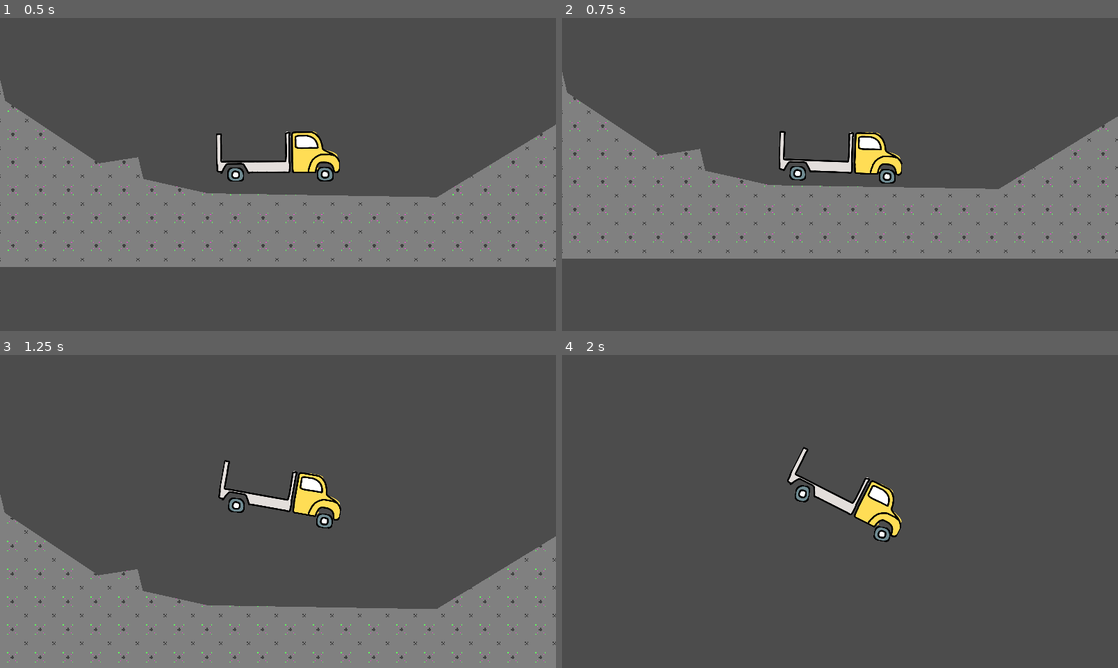
Above: before the commit, frames 1-4 (two rows, left to right).
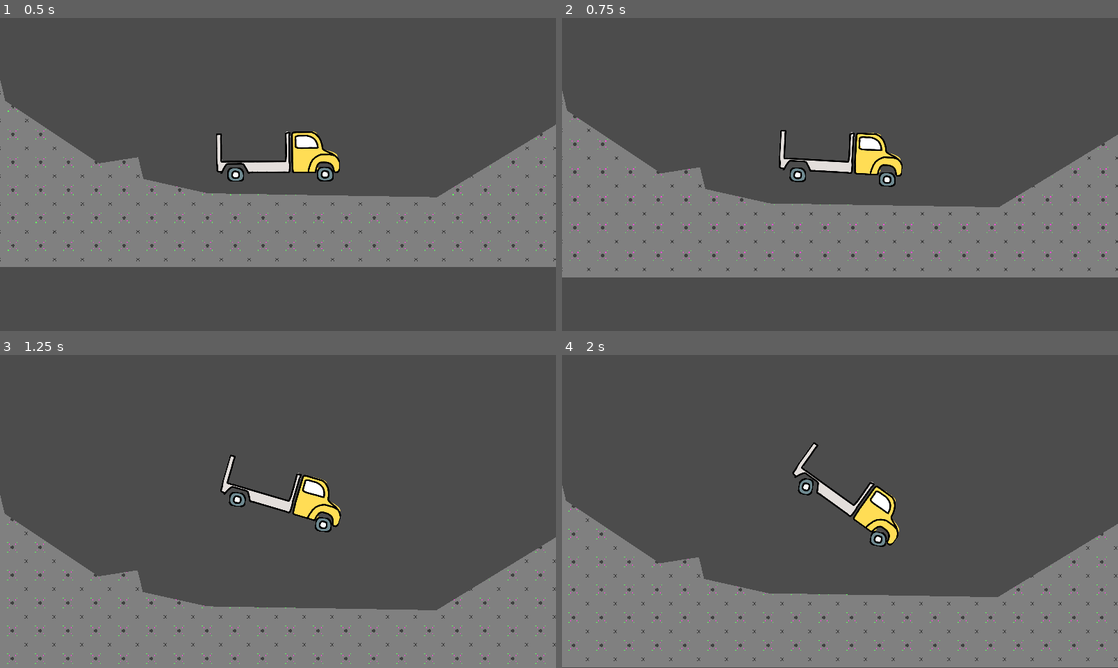
Above: after the commit, the same moments.

Repository: mshayden1998/Clunky-Delivery--Driving-Game-
Game: Godot game, scene res://scenes/TestWorld.tscn
Same seed, same stepped clock (60 frames per second), same inputs: the game is played once before the commit and once after it.
Inputs:
- Up to frame 1 (0.5 s): no input
- Up to frame 2 (0.75 s): hold D (player_right) from 0.53 s (still down); tap Shift (player_jump) at 0.6 s
- Up to frame 3 (1.25 s): keep holding D (player_right); tap Shift (player_jump) at 0.77, 1.07 s
- Up to frame 4 (2 s): release D (player_right) at 1.28 s; hold S (player_down) from 1.28 s (still down); tap Shift (player_jump) at 1.35, 1.52, 1.82 s

Frame 1 is identical in both runs. In frame 2, 14% of the frame differs, in the area x 0-100%, y 17-83%; in frame 3, 2.7%; in frame 4, 31%, in the area x 0-100%, y 27-100%.

Commit message:
vehicle upgrade
jump and rotation mechanics

Diff:
--- a/elements/Vehicle.gd
+++ b/elements/Vehicle.gd
@@ -2,17 +2,17 @@
 
 onready var b_wheel = $BackWheel
 onready var jump_error_detectors = [
-	$BackWheel/BWJumpError,
-	$FrontWheel/FWJumpError
+	$BWJumpError,
+	$FWJumpError
 ]
 var engine_force = 1500.0
 var max_speed = 5000.0
 var jump_force = -5000
+var rotation_force = 800.0
 
 
 func _ready():
-	b_wheel.set_friction(.5)
-	$FrontWheel.set_friction(.5)
+	pass
 
 
 func _physics_process(delta):
@@ -25,7 +25,13 @@
 		b_wheel.apply_torque_impulse(engine_force * delta * 60)
 	if Input.is_action_pressed("player_down"):
 		b_wheel.apply_torque_impulse(-engine_force * delta * 60)
+	# Chassis rotation mechanic
+	if Input.is_action_pressed("player_left"):
+		apply_torque_impulse(-rotation_force * delta * 60)
+	if Input.is_action_pressed("player_right"):
+		apply_torque_impulse(rotation_force * delta * 60)
 	# Jump mechanic
-
-	if Input.is_action_just_pressed("player_jump"):
-		apply_central_impulse(Vector2(0, jump_force))
+	for i in jump_error_detectors.size():
+		if jump_error_detectors[i].is_colliding():
+			if Input.is_action_just_pressed("player_jump"):
+				apply_central_impulse(Vector2(0, jump_force))
--- a/elements/Vehicle.tscn
+++ b/elements/Vehicle.tscn
@@ -23,6 +23,16 @@
 scale = Vector2( 0.5, 0.5 )
 texture = ExtResource( 2 )
 
+[node name="BWJumpError" type="RayCast2D" parent="."]
+position = Vector2( -97, 0 )
+enabled = true
+cast_to = Vector2( 0, 30 )
+
+[node name="FWJumpError" type="RayCast2D" parent="."]
+position = Vector2( 109, 0 )
+enabled = true
+cast_to = Vector2( 0, 30 )
+
 [node name="BackWheel" type="RigidBody2D" parent="."]
 position = Vector2( -97, 0 )
 mass = 2.04082
@@ -39,10 +49,6 @@
 node_a = NodePath("../..")
 node_b = NodePath("..")
 softness = 1.0
-
-[node name="BWJumpError" type="RayCast2D" parent="BackWheel"]
-enabled = true
-cast_to = Vector2( 0, 30 )
 
 [node name="FrontWheel" type="RigidBody2D" parent="."]
 position = Vector2( 109, 0 )
@@ -61,9 +67,5 @@
 node_b = NodePath("..")
 softness = 1.0
 
-[node name="FWJumpError" type="RayCast2D" parent="FrontWheel"]
-enabled = true
-cast_to = Vector2( 0, 30 )
-
 [node name="Camera2D" type="Camera2D" parent="."]
 current = true
